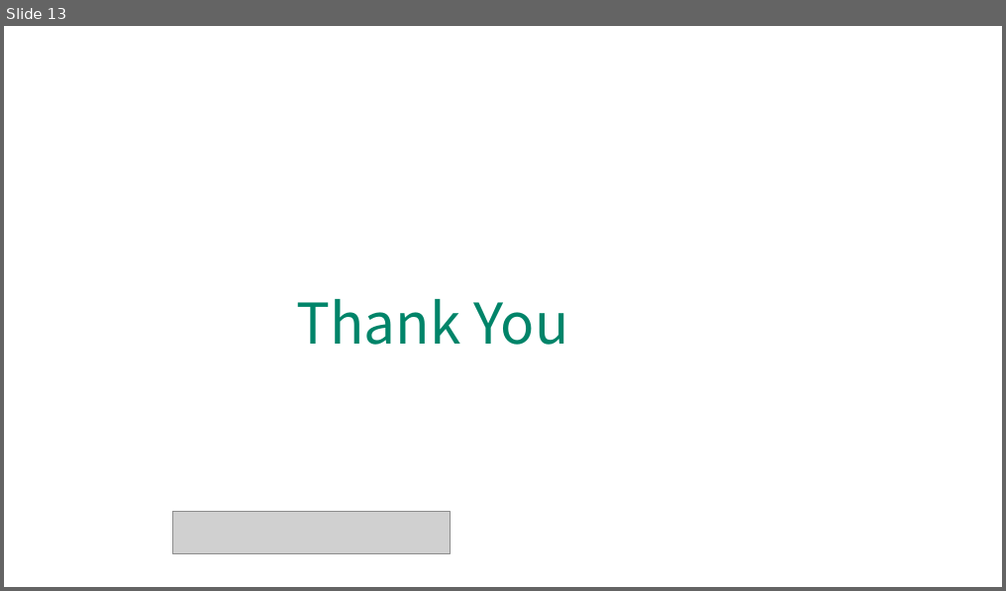
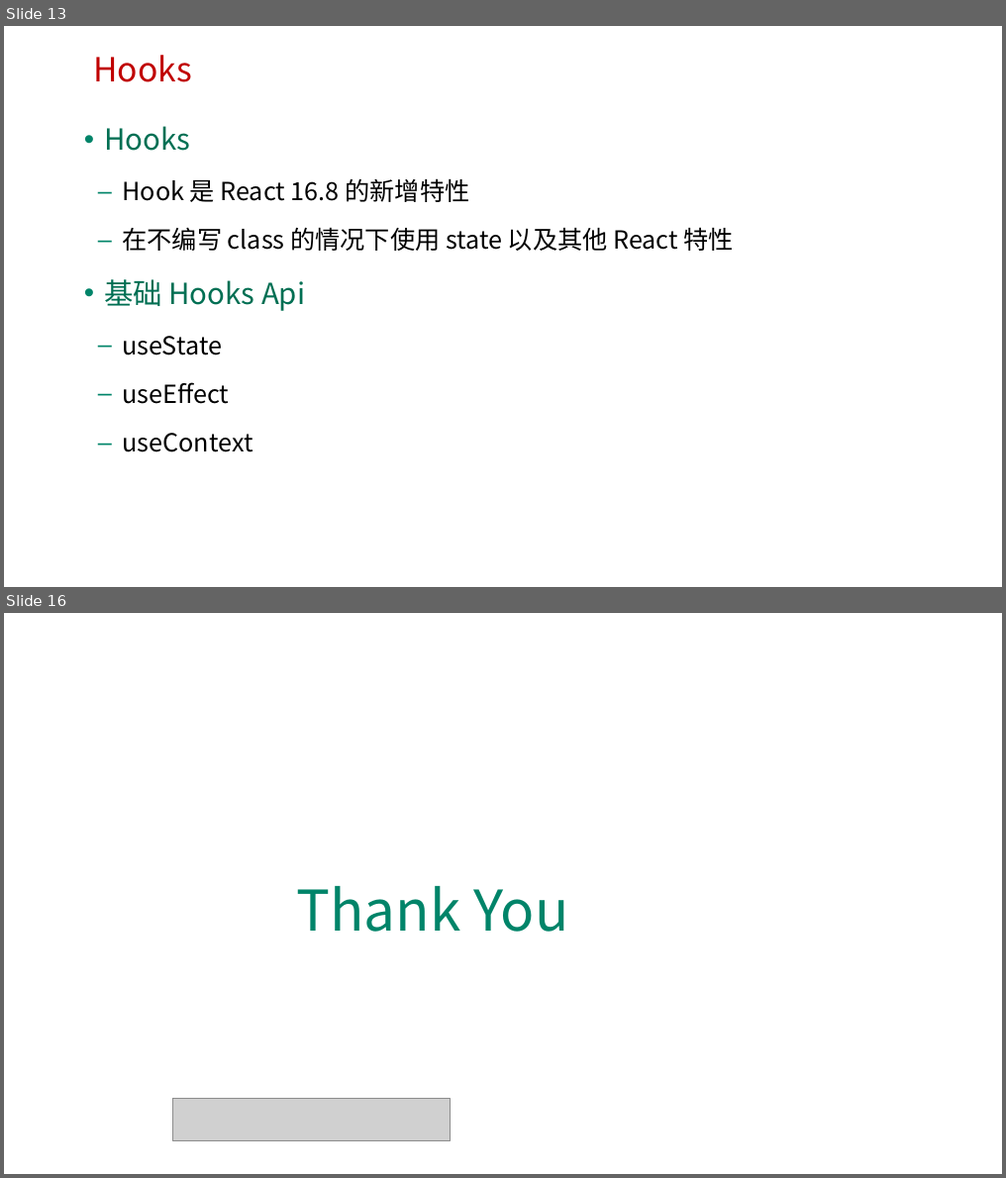
Before and after one commit to edu2act/course-react, a slide deck: materials/slides/ch04-Advanced Guides.pptx. Shown one above the other, each under a label of ours: slide 13 before the commit, slides 13 and 16 after it; the slides between them are not shown. The pictures are 1006x591 and 1006x1178 pixels, drawn with LibreOffice and Linux fonts; fonts in the diff are those of the drawing; grey boxes stand for pictures; background and template pictures are left out. Boxes give left, top, right and bottom in pixels: in the first picture for what was removed or moved away, otherwise in the second. Text is boxed around its words. In the diff, an @@ line names an element or a change of style, - is before the commit and + after.

Commit message:
add hooks ppt

```diff
--- a/materials/slides/ch04-Advanced Guides.pptx
+++ b/materials/slides/ch04-Advanced Guides.pptx
@@ slide 13 added at (4,26,1002,587), background picture (left out) @@
@@ text added at (93,55,191,82), 32 pt, text #C00000 @@
+Hooks
@@ text added at (104,126,733,453), 24 pt, text #000000 @@
+• Hooks
+  – Hook 是 React 16.8 的新增特性
+  – 在不编写 class 的情况下使用 state 以及其他 React 特性
+• 基础 Hooks Api
+  – useState
+  – useEffect
+  – useContext
@@ what was slide 13 is now slide 16 @@
```
Also in this commit, not shown: 2 other slides added.
